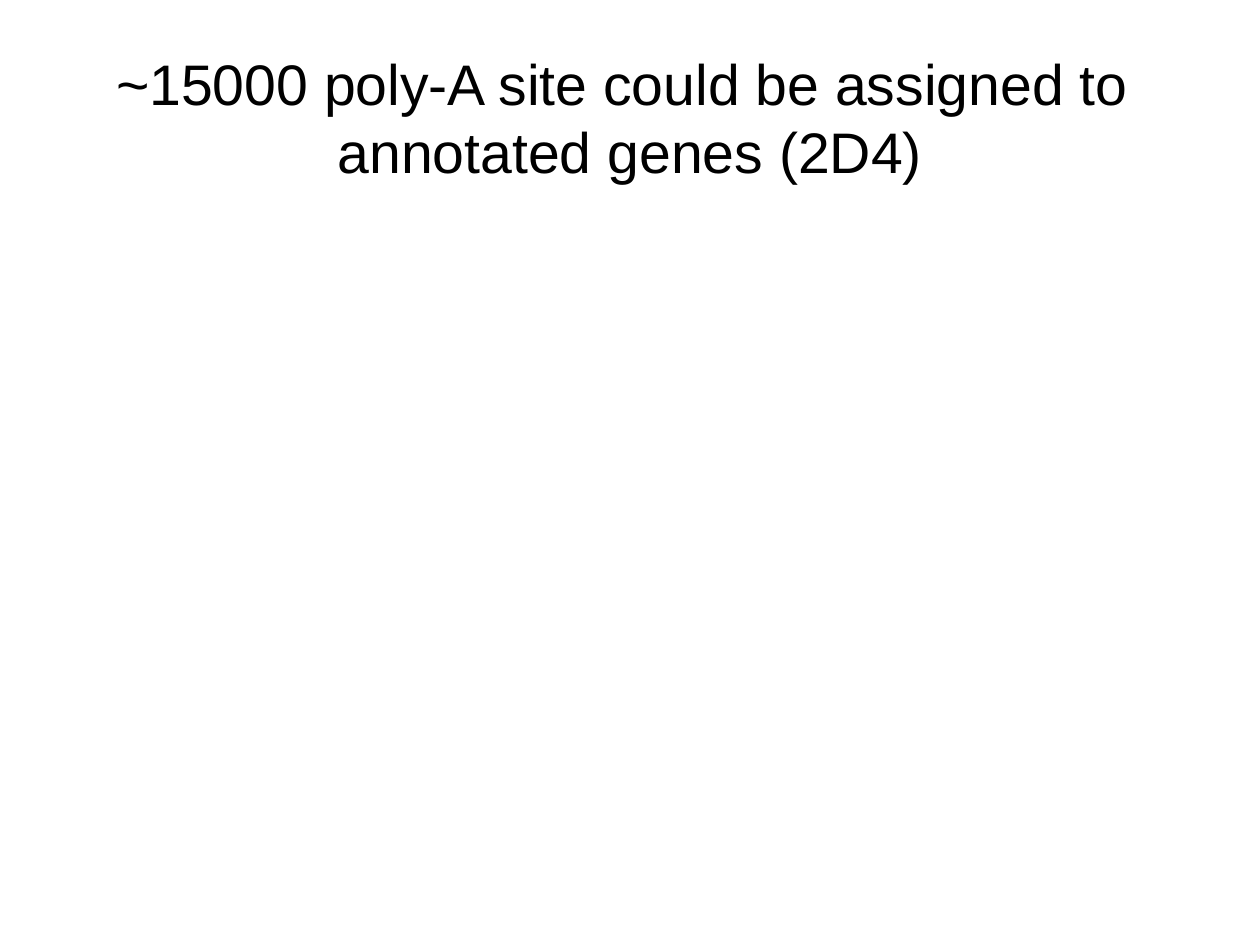
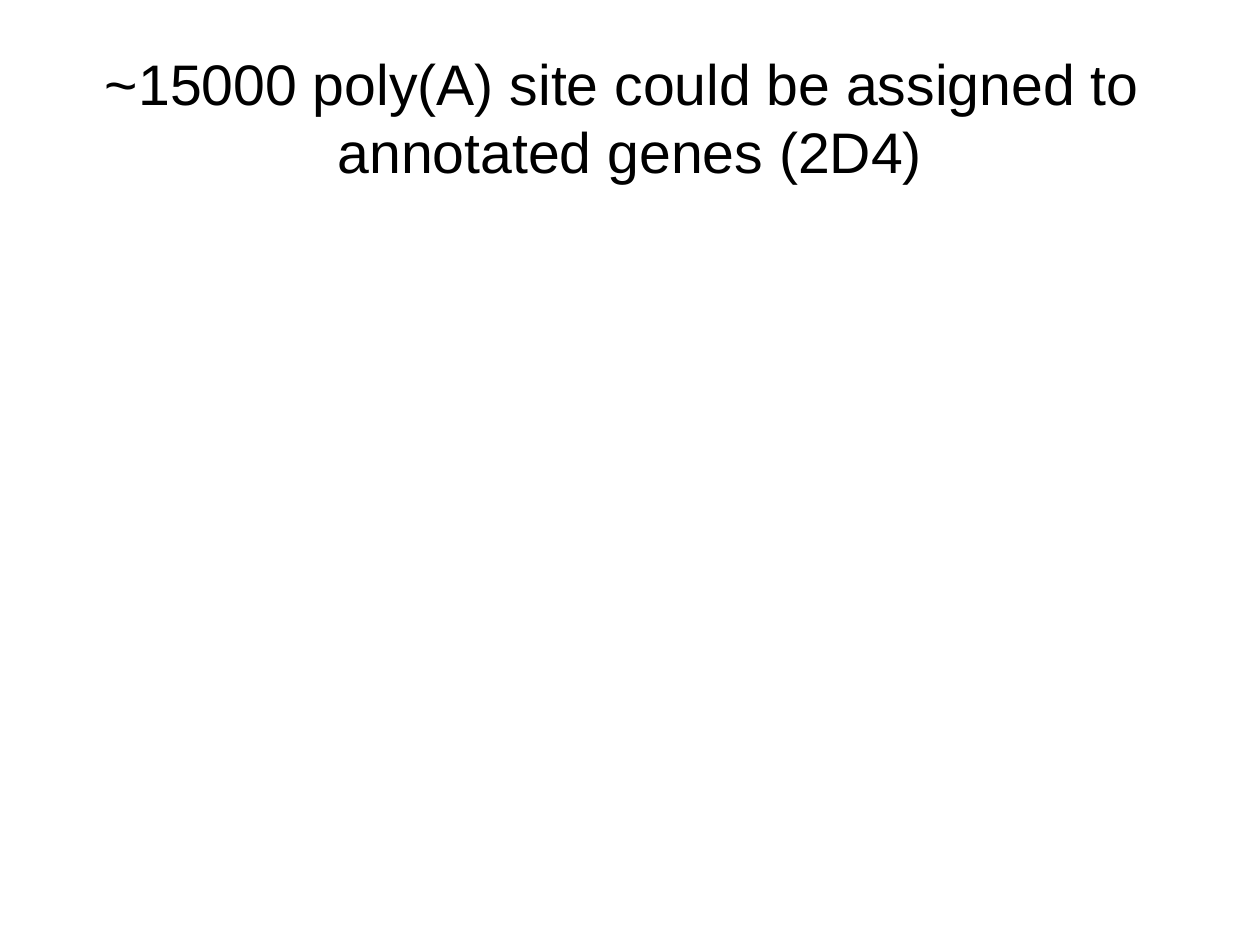
Before and after one commit to wilkinsonlab/m-oryzae-polya, a slide deck: slide 11 of doc/oryzae_presentation.odp. Drawn at 1260x945 pixels with LibreOffice and Linux fonts; fonts in the diff are those of the drawing. Boxes give left, top, right and bottom in pixels: in the first picture for what was removed or moved away, otherwise in the second. Text is boxed around its words. In the diff, an @@ line names an element or a change of style, - is before the commit and + after.

```diff
--- a/doc/oryzae_presentation.odp
+++ b/doc/oryzae_presentation.odp
@@ title at bbox=[105, 63, 1139, 184]: text changed @@
-~15000 poly-A site could be assigned to annotated genes (2D4)
+~15000 poly(A) site could be assigned to annotated genes (2D4)
```
Also in this commit, not shown: 30 other slides changed, 3 slides added, 3 other files.
